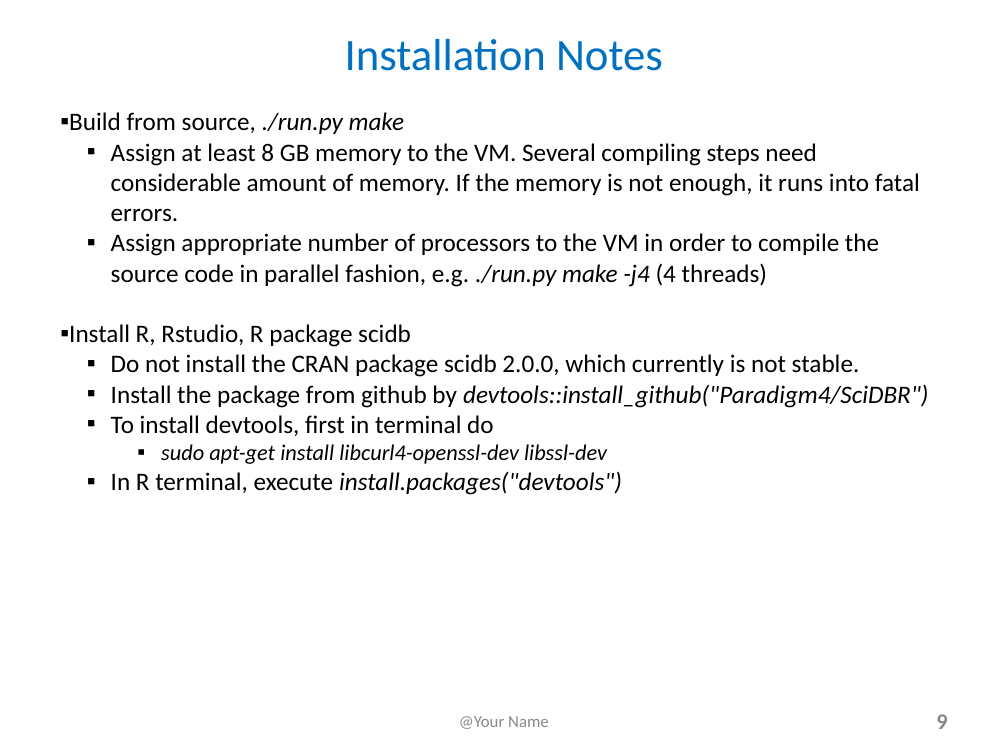
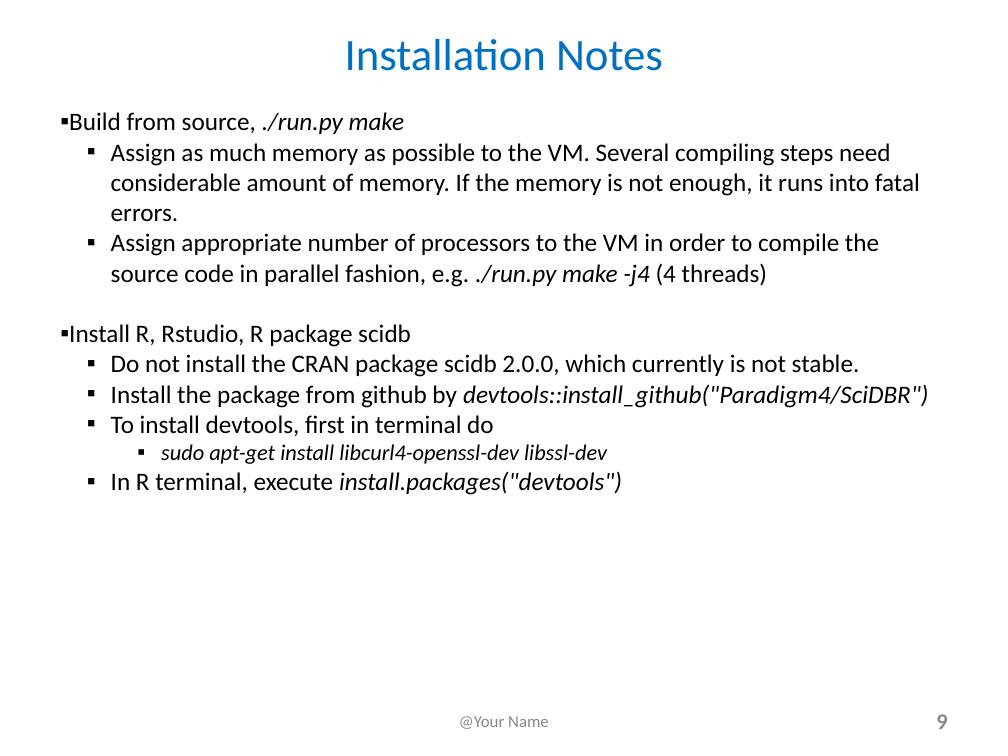
Before and after one commit to lchiaying/SciDB-project, a slide deck: slide 9 of FinalProjectSlides and YouTubeTitlePage_e63_2017.pptx. Drawn at 1008x756 pixels with LibreOffice and Linux fonts; fonts in the diff are those of the drawing. Boxes give left, top, right and bottom in pixels: in the first picture for what was removed or moved away, otherwise in the second. Text is boxed around its words. In the diff, an @@ line names an element or a change of style, - is before the commit and + after.

Commit message:
report doc slides
Added the missing pieces in the word doc and one small change in the PPT

```diff
--- a/FinalProjectSlides and YouTubeTitlePage_e63_2017.pptx
+++ b/FinalProjectSlides and YouTubeTitlePage_e63_2017.pptx
@@ text at (x1=111, y1=143, x2=920, y2=222): text changed @@
-  ▪ Assign at least 8 GB memory to the VM. Several compiling steps need considerable amount of memory. If the memory is not enough, it runs into fatal errors.
+  ▪ Assign as much memory as possible to the VM. Several compiling steps need considerable amount of memory. If the memory is not enough, it runs into fatal errors.
```
Also in this commit, not shown: 1 other file.
